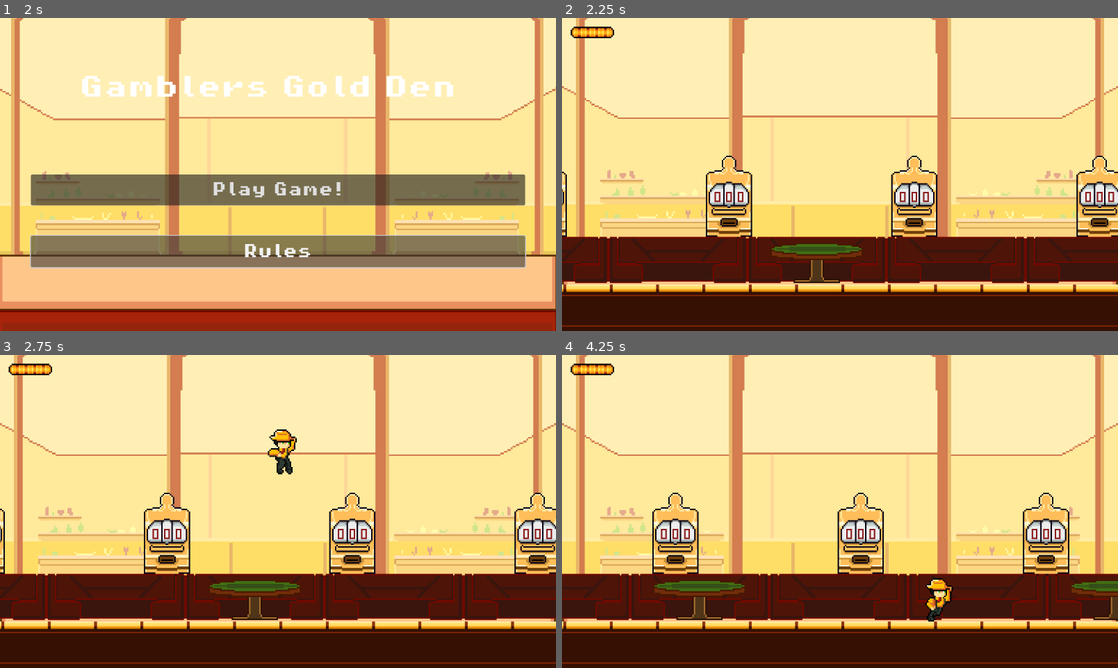
Above: before the commit, frames 1-4 (two rows, left to right).
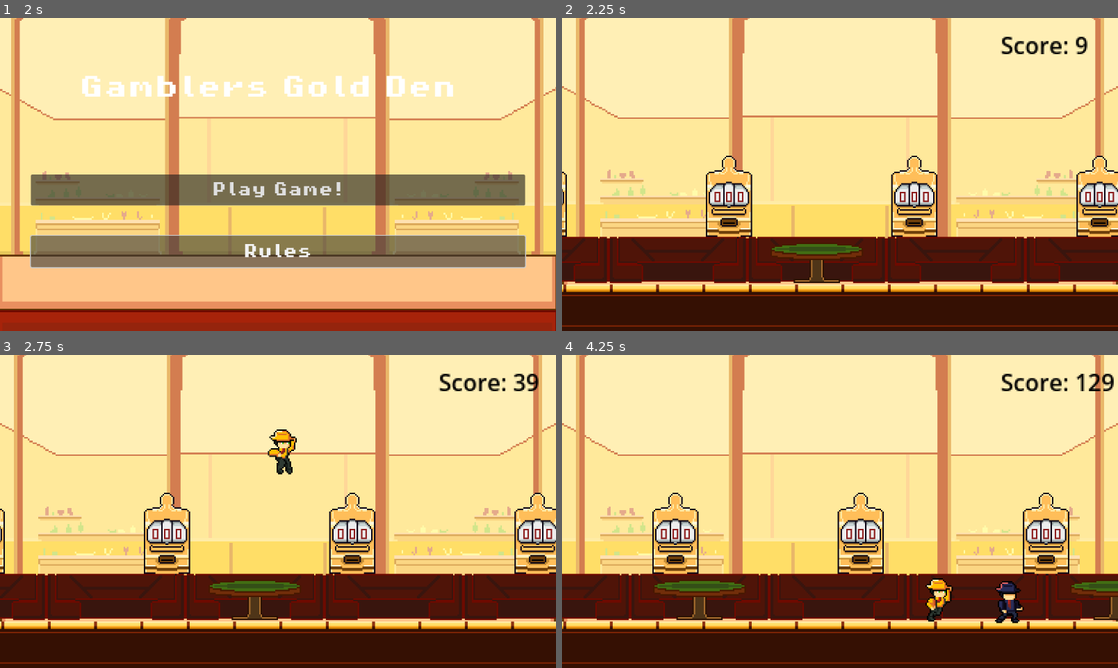
Above: after the commit, the same moments.

Repository: Ruilesser/GamePop
Game: Godot game, scene res://scenes/game/Start_Menu.tscn
Two runs of this game, one before a commit and one after it. Both use one fixed random seed, a clock stepped at 60 frames per second and the inputs below.
Inputs:
- Up to frame 1 (2 s): click "Rules" at 0.5 s; click "Go Back" at 1.25 s
- Up to frame 2 (2.25 s): click "Play Game!" at 2 s
- Up to frame 3 (2.75 s): no input
- Up to frame 4 (4.25 s): tap Enter (ui_accept) at 2.75, 3.02, 3.77 s; hold Right (ui_right) from 2.78 s (still down)

Frame 1 is identical in both runs. In frame 2, 0.7% of the frame differs, in the area x 1-95%, y 2-12%; in frame 3, 0.8%; in frame 4, 1.3%, in the area x 1-100%, y 2-86%.

Commit message:
Score Text is aligned to the right

Diff:
--- a/scenes/game/Game.tscn
+++ b/scenes/game/Game.tscn
@@ -1,13 +1,13 @@
-[gd_scene load_steps=13 format=4 uid="uid://wl11sgkxst1s"]
+[gd_scene load_steps=11 format=4 uid="uid://wl11sgkxst1s"]
 
 [ext_resource type="Texture2D" uid="uid://l775mx6sdw0l" path="res://assets/tilesets/Tile_set.png" id="2_kvqbu"]
 [ext_resource type="PackedScene" uid="uid://dud8oki321fc6" path="res://scenes/player/Player.tscn" id="3_c4gvi"]
 [ext_resource type="Script" path="res://scenes/game/player_follow.gd" id="3_u4hmd"]
-[ext_resource type="Texture2D" uid="uid://dr58njsk2es7u" path="res://assets/tilesets/06 (1).png" id="3_x54ov"]
-[ext_resource type="Script" path="res://scenes/game/Show_hp.gd" id="4_anpce"]
 [ext_resource type="Texture2D" uid="uid://bvcgw644gve8g" path="res://assets/backgrounds/Parallax_1.png" id="5_qk776"]
 [ext_resource type="Texture2D" uid="uid://cpuvlwwr7a7vs" path="res://assets/backgrounds/Parallax_2.png" id="6_wriqj"]
 [ext_resource type="Texture2D" uid="uid://cw5e86se5b55a" path="res://assets/backgrounds/BG.png" id="7_6axsi"]
+[ext_resource type="PackedScene" uid="uid://c1lc0wpvh7axe" path="res://scenes/enemies/basic/BasicEnemy.tscn" id="7_horas"]
+[ext_resource type="Script" path="res://scenes/game/score.gd" id="8_m2yxu"]
 
 [sub_resource type="TileSetAtlasSource" id="TileSetAtlasSource_kwctc"]
 texture = ExtResource("2_kvqbu")
@@ -355,22 +355,6 @@
 physics_layer_0/collision_layer = 1
 sources/1 = SubResource("TileSetAtlasSource_kwctc")
 
-[sub_resource type="TileSetAtlasSource" id="TileSetAtlasSource_5ofp4"]
-texture = ExtResource("3_x54ov")
-separation = Vector2i(2, 0)
-texture_region_size = Vector2i(6, 10)
-0:0/0 = 0
-1:0/0 = 0
-2:0/0 = 0
-3:0/0 = 0
-4:0/0 = 0
-5:0/0 = 0
-6:0/0 = 0
-
-[sub_resource type="TileSet" id="TileSet_4mvh5"]
-tile_size = Vector2i(6, 10)
-sources/0 = SubResource("TileSetAtlasSource_5ofp4")
-
 [node name="Game" type="Node2D"]
 
 [node name="Camera2D" type="Camera2D" parent="."]
@@ -384,50 +368,50 @@
 tile_map_data = PackedByteArray("AAASABIAAQABAAAAAAATABIAAQABAAAAAAAUABIAAQABAAAAAAAVABIAAQABAAAAAAAjABQAAQAAAAQAAAAiAB …(1664 unchanged characters)…
 tile_set = SubResource("TileSet_7ve3i")
 
-[node name="TileMapLayer2" type="TileMapLayer" parent="Camera2D"]
-position = Vector2(-576, -323)
-tile_map_data = PackedByteArray("AABBABYAAAAAAAAAAABCABYAAAABAAAAAABDABYAAAABAAAAAABEABYAAAABAAAAAABFABYAAAACAAAAAAA=")
-tile_set = SubResource("TileSet_4mvh5")
-script = ExtResource("4_anpce")
-player = NodePath("../../Player/Health")
+[node name="Score" type="Label" parent="Camera2D"]
+offset_left = 111.0
+offset_top = -101.0
+offset_right = 159.0
+offset_bottom = -78.0
+text = "Score:"
+script = ExtResource("8_m2yxu")
 
 [node name="Player" parent="." instance=ExtResource("3_c4gvi")]
 position = Vector2(64, 71)
 
-[node name="Health" parent="Player" index="5"]
-hp_bar = NodePath("../../Camera2D/TileMapLayer2")
-
-[node name="parallax" type="Node" parent="."]
-
-[node name="Parallax2D" type="Parallax2D" parent="parallax"]
+[node name="Node" type="Node" parent="."]
+
+[node name="Parallax2D" type="Parallax2D" parent="Node"]
 z_index = -1
 scroll_scale = Vector2(1, 0)
 scroll_offset = Vector2(0, 383)
 repeat_size = Vector2(1728, 0)
 
-[node name="top layer" type="Sprite2D" parent="parallax/Parallax2D"]
+[node name="top layer" type="Sprite2D" parent="Node/Parallax2D"]
 texture = ExtResource("5_qk776")
 
-[node name="Parallax2D2" type="Parallax2D" parent="parallax"]
+[node name="Parallax2D2" type="Parallax2D" parent="Node"]
 z_index = -2
 scroll_scale = Vector2(0.1, 0)
 scroll_offset = Vector2(0, 343)
 repeat_size = Vector2(1536, 0)
 
-[node name="middle layer" type="Sprite2D" parent="parallax/Parallax2D2"]
+[node name="middle layer" type="Sprite2D" parent="Node/Parallax2D2"]
 texture = ExtResource("6_wriqj")
 
-[node name="Parallax2D3" type="Parallax2D" parent="parallax"]
+[node name="Parallax2D3" type="Parallax2D" parent="Node"]
 z_index = -3
 scale = Vector2(1.5, 1.5)
 scroll_scale = Vector2(0, 0)
 scroll_offset = Vector2(-200, 421)
 repeat_size = Vector2(320, 0)
 
-[node name="botom" type="Sprite2D" parent="parallax/Parallax2D3"]
+[node name="botom" type="Sprite2D" parent="Node/Parallax2D3"]
 position = Vector2(517.333, -57.3333)
 scale = Vector2(0.8, 0.8)
 texture = ExtResource("7_6axsi")
 
-[editable path="Player"]
-[editable path="Player/Hitbox"]
+[node name="Enemies" type="Node" parent="."]
+
+[node name="BasicEnemy" parent="Enemies" instance=ExtResource("7_horas")]
+position = Vector2(549, 170)
